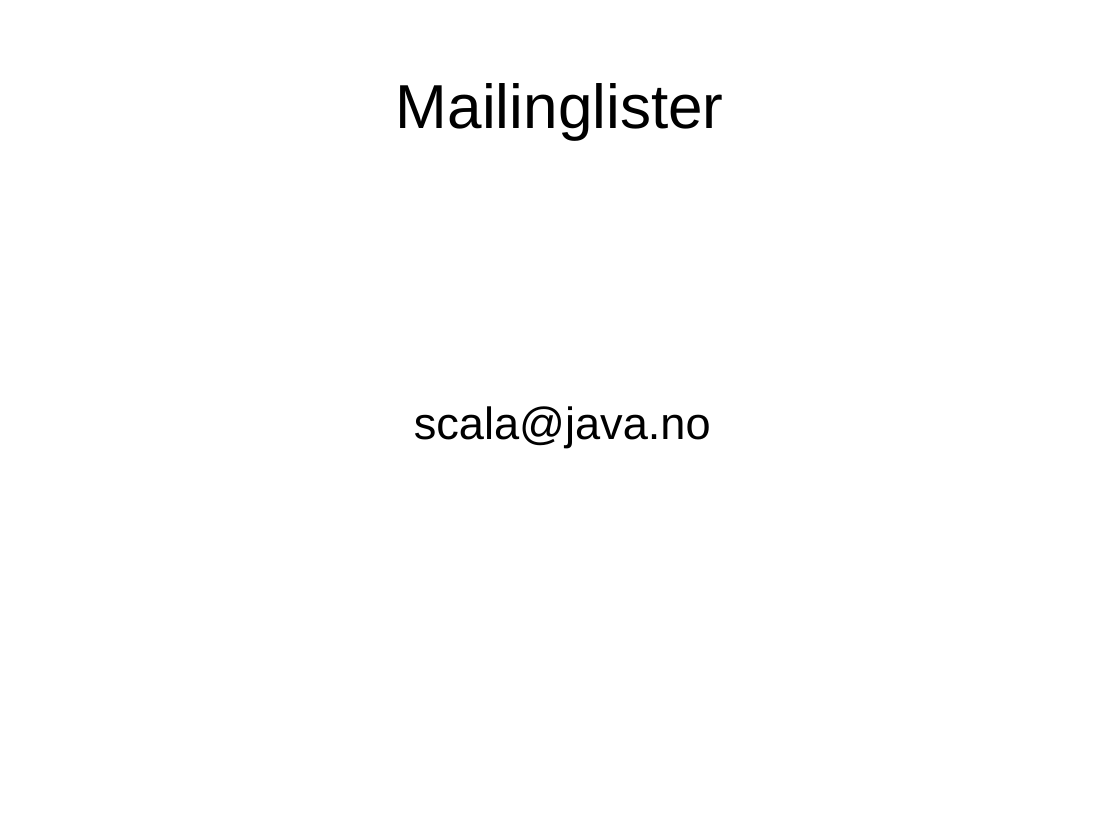
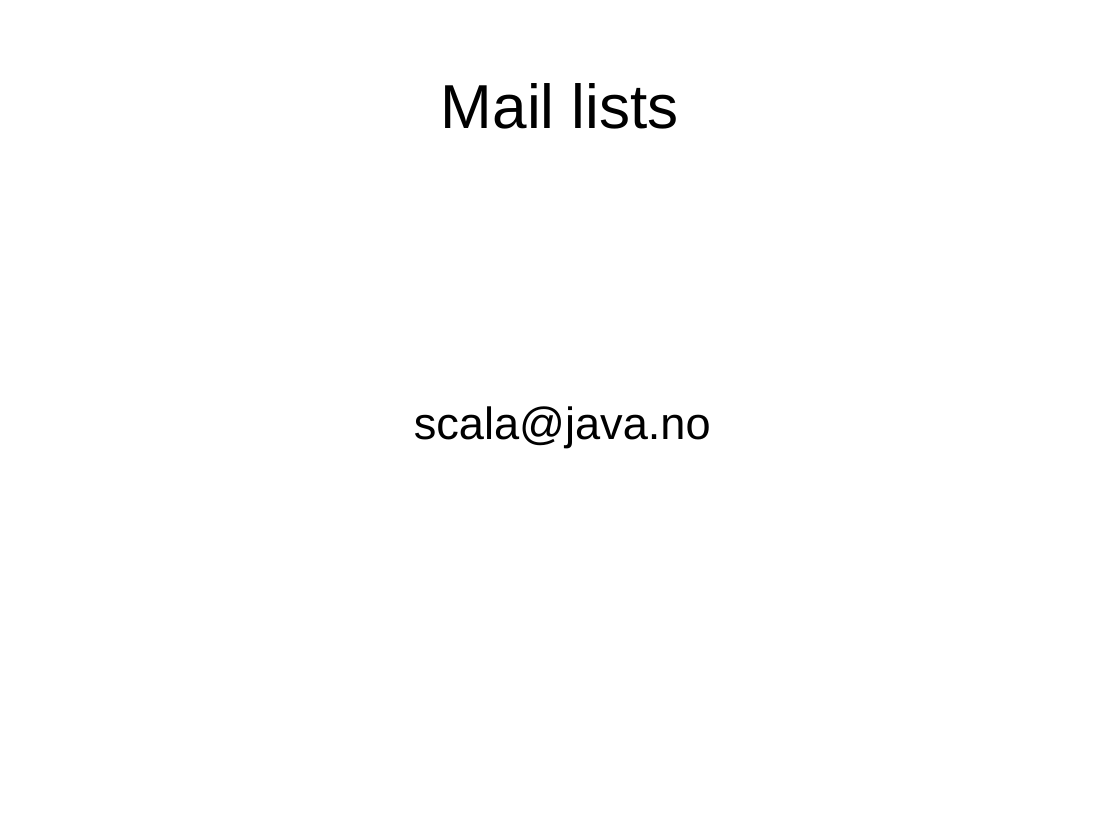
Before and after one commit to javaBin/scala-training-slides, a slide deck: slide 8 of 2.6 - avslutning dag 2.odp. Drawn at 1120x840 pixels with LibreOffice and Linux fonts; fonts in the diff are those of the drawing; background and template pictures are left out. Boxes give left, top, right and bottom in pixels: in the first picture for what was removed or moved away, otherwise in the second. Text is boxed around its words. In the diff, an @@ line names an element or a change of style, - is before the commit and + after.

```diff
--- a/2.6 - avslutning dag 2.odp
+++ b/2.6 - avslutning dag 2.odp
@@ title at [441, 83, 679, 129]: text changed @@
-Mailinglister
+Mail lists
```
Also in this commit, not shown: 4 other slides changed, 1 slide added, 1 slide removed.
